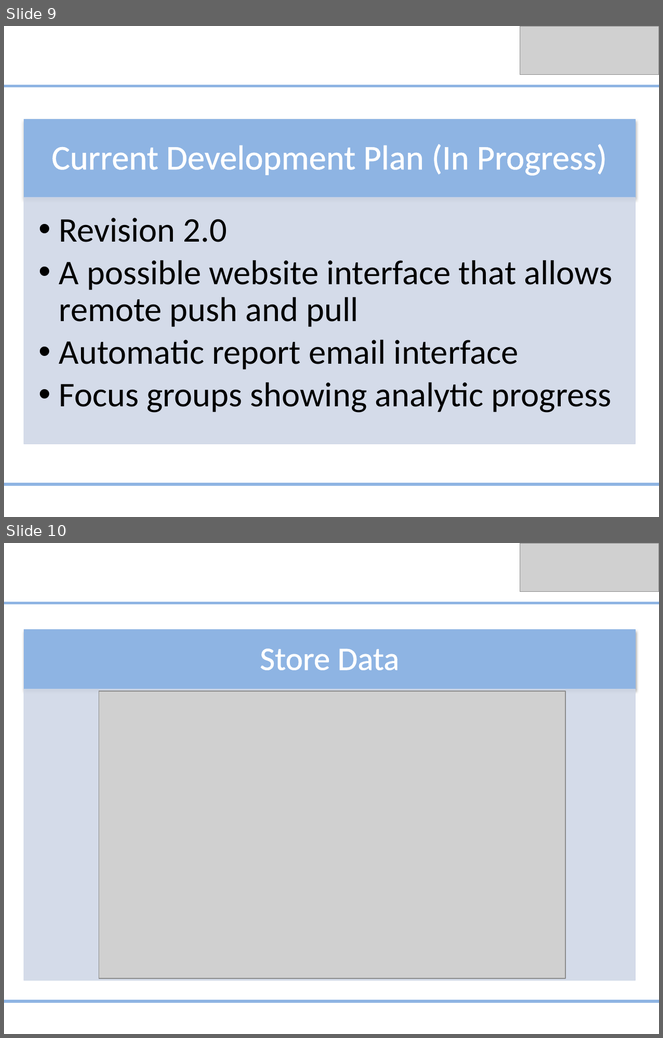
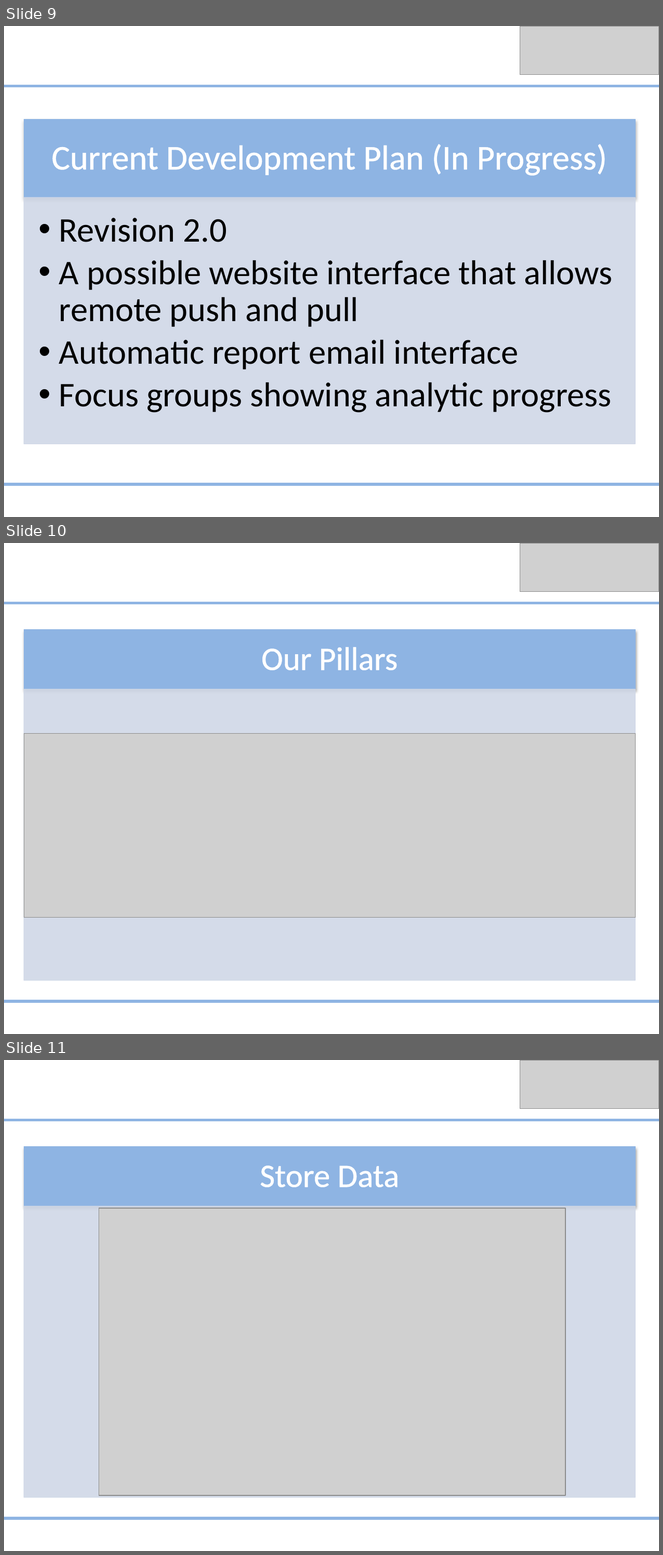
Before and after one commit to av8ramit/excelerate, a slide deck: Documents/Business Plan.pptx. Shown one above the other, each under a label of ours: slides 9 and 10 before the commit, slides 9, 10 and 11 after it. The pictures are 663x1038 and 663x1555 pixels, drawn with LibreOffice and Linux fonts; fonts in the diff are those of the drawing; grey boxes stand for pictures. Boxes give left, top, right and bottom in pixels: in the first picture for what was removed or moved away, otherwise in the second. Text is boxed around its words. In the diff, an @@ line names an element or a change of style, - is before the commit and + after.

```diff
--- a/Documents/Business Plan.pptx
+++ b/Documents/Business Plan.pptx
@@ slide 10 added at [4, 543, 659, 1034], background #FFFFFF @@
@@ picture added at [520, 543, 659, 591] @@
@@ line added from (4, 603) to (659, 603), #8EB4E3 3 pt @@
@@ rectangle added at [24, 629, 635, 689], fill #8EB4E3, outline #8EB4E3 0.75 pt @@
@@ text added at [261, 647, 398, 670], 36 pt, text #FFFFFF @@
+Our Pillars
@@ rectangle added at [24, 689, 635, 981], fill #D0D8E8 at 90% opacity, outline #D0D8E8 0.75 pt @@
@@ picture added at [24, 734, 635, 918] @@
@@ line added from (4, 1002) to (659, 1002), #8EB4E3 3 pt @@
@@ what was slide 10 is now slide 11 @@
```
Also in this commit, not shown: 1 slide changed, 2 other files.
